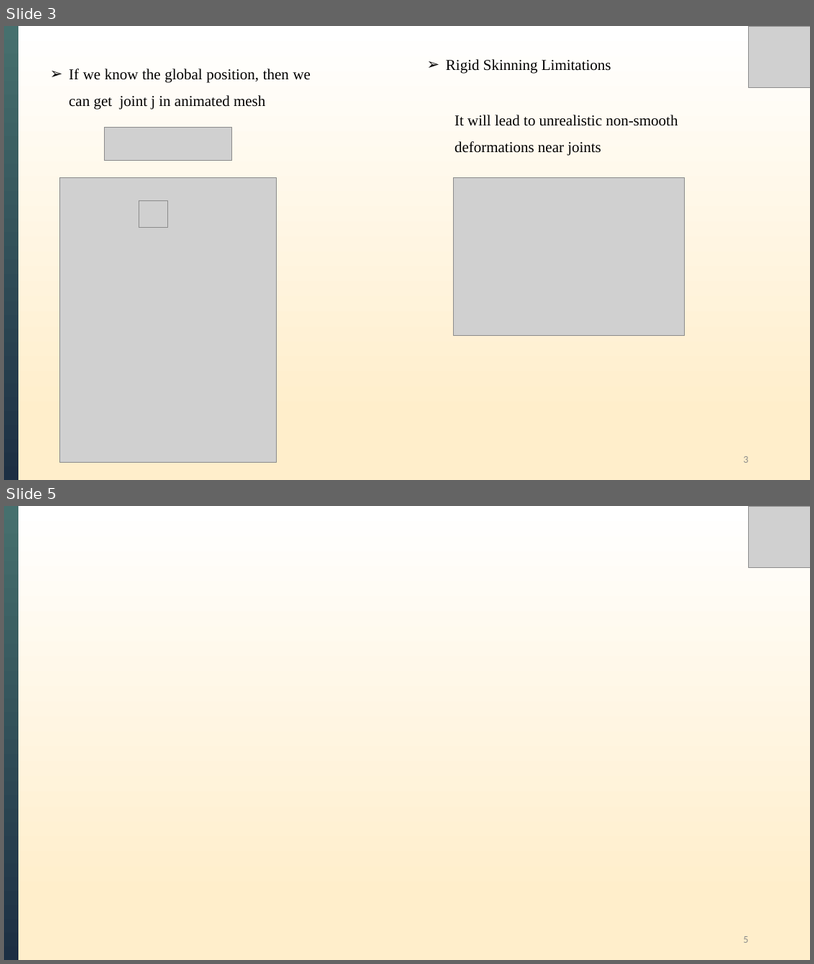
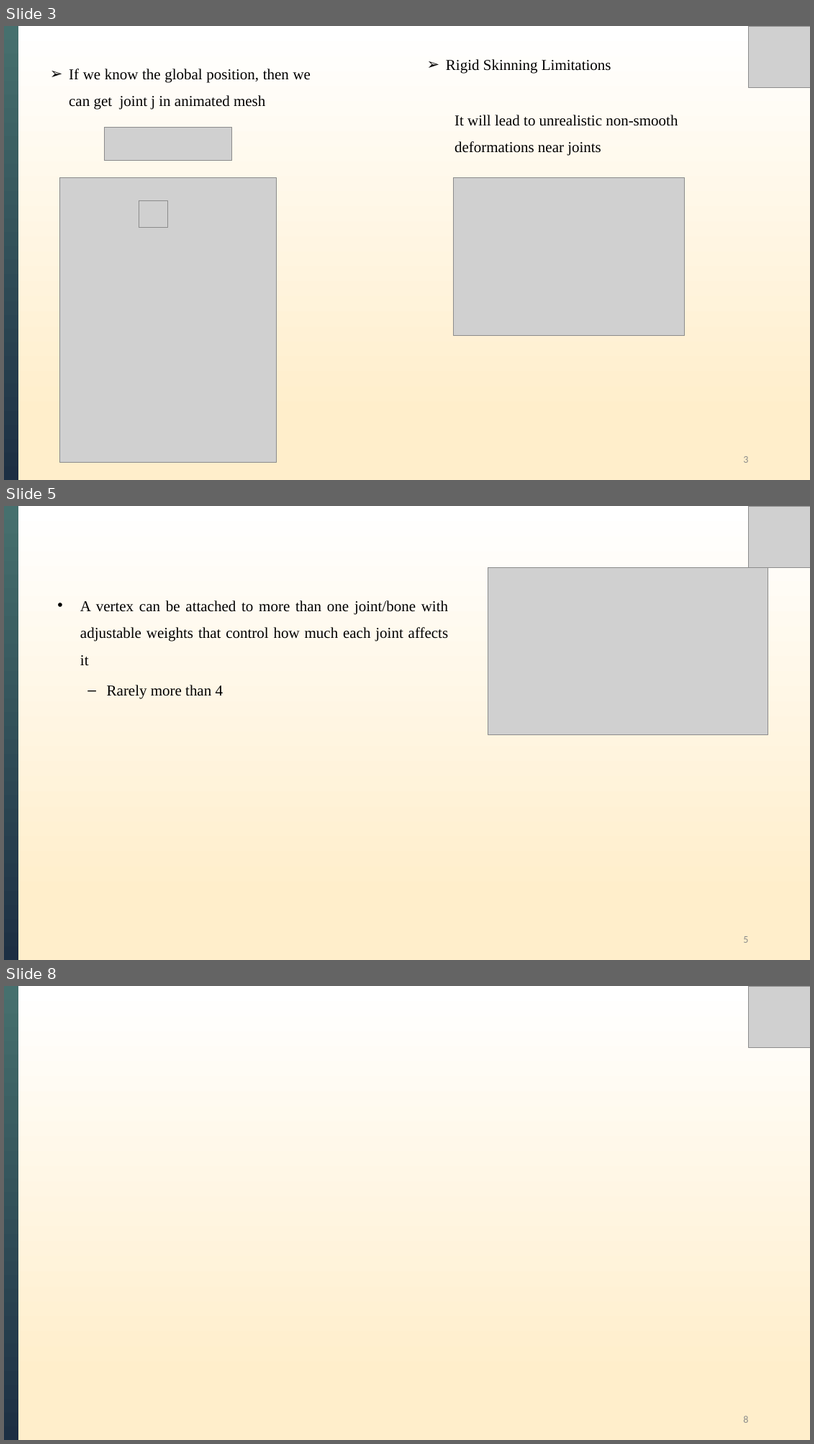
Before and after one commit to XiongWT1024/self-study-2024, a slide deck: LBS_SMPL/LBS_SMPL.pptx. Shown one above the other, each under a label of ours: slides 3 and 5 before the commit, slides 3, 5 and 8 after it; the slides between them are not shown. The pictures are 814x964 and 814x1444 pixels, drawn with LibreOffice and Linux fonts; fonts in the diff are those of the drawing; grey boxes stand for pictures. Boxes give left, top, right and bottom in pixels: in the first picture for what was removed or moved away, otherwise in the second. Text is boxed around its words. In the diff, an @@ line names an element or a change of style, - is before the commit and + after.

```diff
--- a/LBS_SMPL/LBS_SMPL.pptx
+++ b/LBS_SMPL/LBS_SMPL.pptx
@@ slide 5 added at [4, 506, 810, 960], background gradient #FFEECB to #FFFFFF @@
@@ rectangle added at [4, 506, 18, 960], fill gradient #46706E to #1C2F43 @@
@@ picture added at [749, 506, 810, 567] @@
@@ picture added at [488, 567, 768, 734] @@
@@ text added at [80, 600, 448, 699], 18 pt, text #000000 @@
+• A vertex can be attached to more than one joint/bone with adjustable weights that control how much each joint affects it
+  – Rarely more than 4
@@ page number added at [743, 936, 748, 942], 12 pt, text #8C8C8C @@
+5
@@ what was slide 5 is now slide 8 @@
@@ page number at [743, 1415, 748, 1422]: text changed @@
-5
+8
```
Also in this commit, not shown: 1 slide changed, 3 other slides added, 3 other files.
